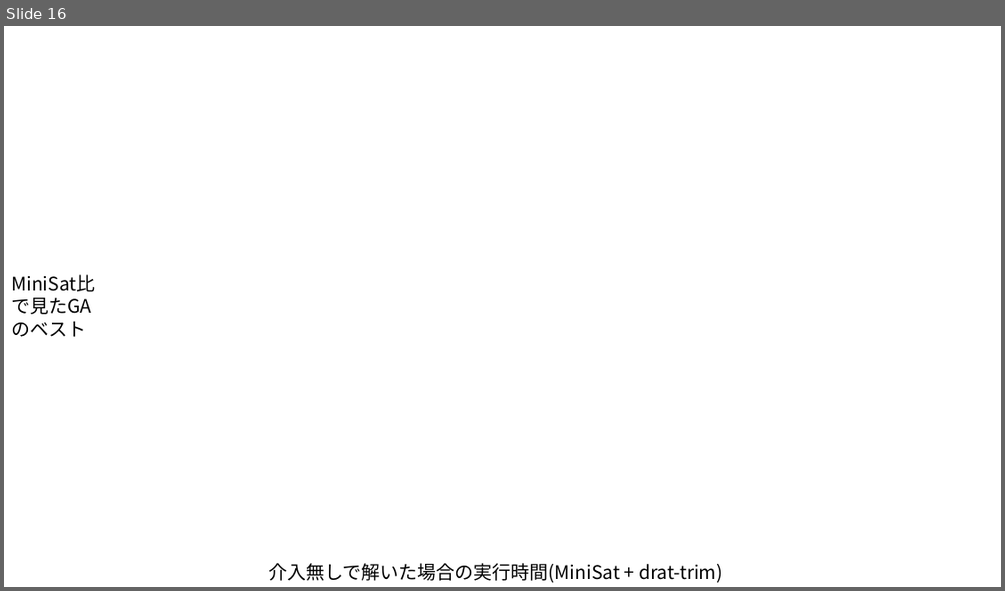
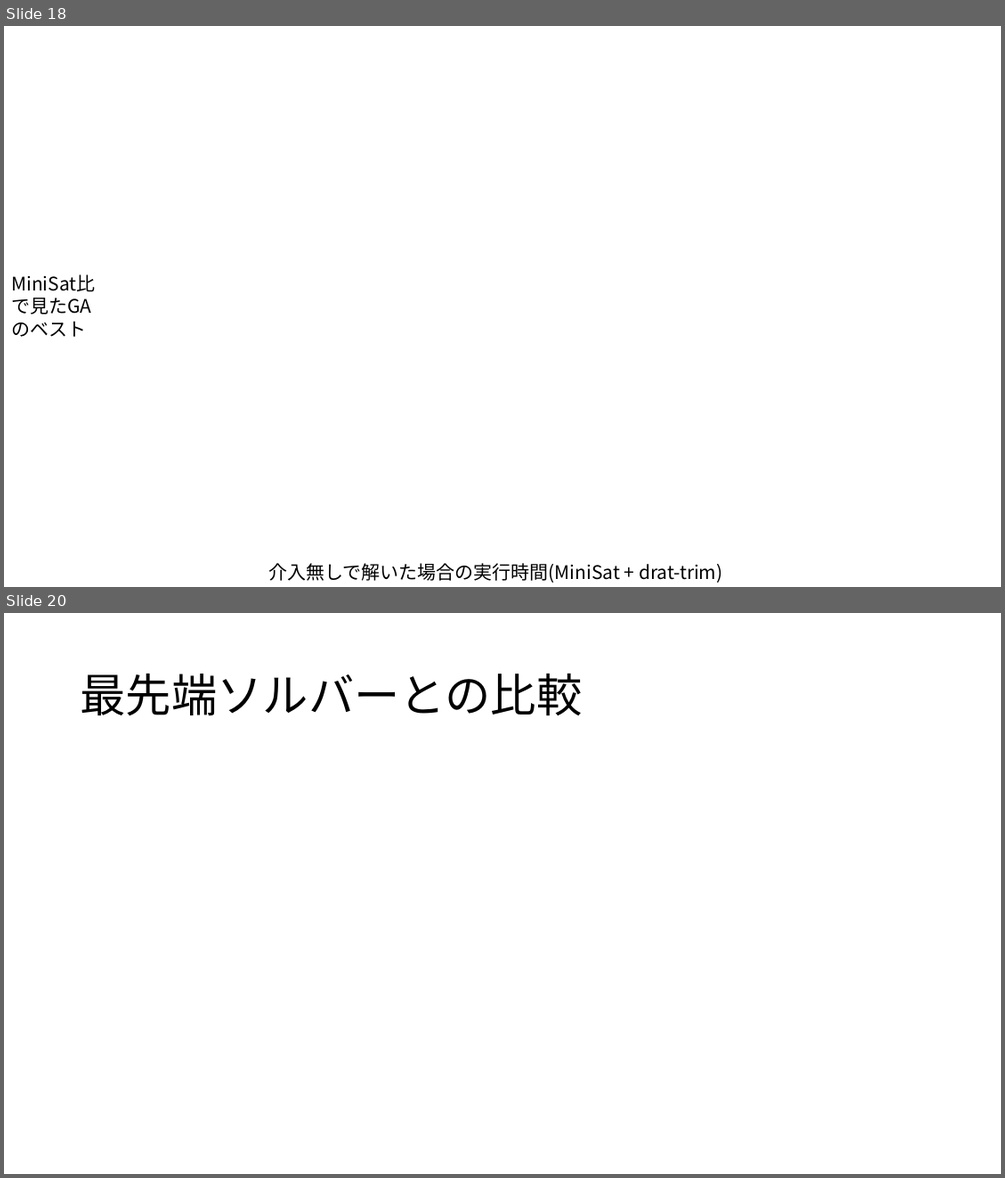
Before and after one commit to swrx782/master-thesis-tex, a slide deck: figures/実験画像.pptx. Shown one above the other, each under a label of ours: slide 16 before the commit, slides 18 and 20 after it; the slides between them are not shown. The pictures are 1005x591 and 1005x1178 pixels, drawn with LibreOffice and Linux fonts; fonts in the diff are those of the drawing; background and template pictures are left out. Boxes give left, top, right and bottom in pixels: in the first picture for what was removed or moved away, otherwise in the second. Text is boxed around its words. In the diff, an @@ line names an element or a change of style, - is before the commit and + after.

```diff
--- a/figures/実験画像.pptx
+++ b/figures/実験画像.pptx
@@ slide 20 added at bbox=[4, 613, 1001, 1174], background #FFFFFF @@
@@ title added at bbox=[80, 673, 582, 715], 44 pt, text #000000 @@
+最先端ソルバーとの比較
@@ what was slide 16 is now slide 18 @@
```
Also in this commit, not shown: 3 other slides added, 3 slides removed, 12 other files.
